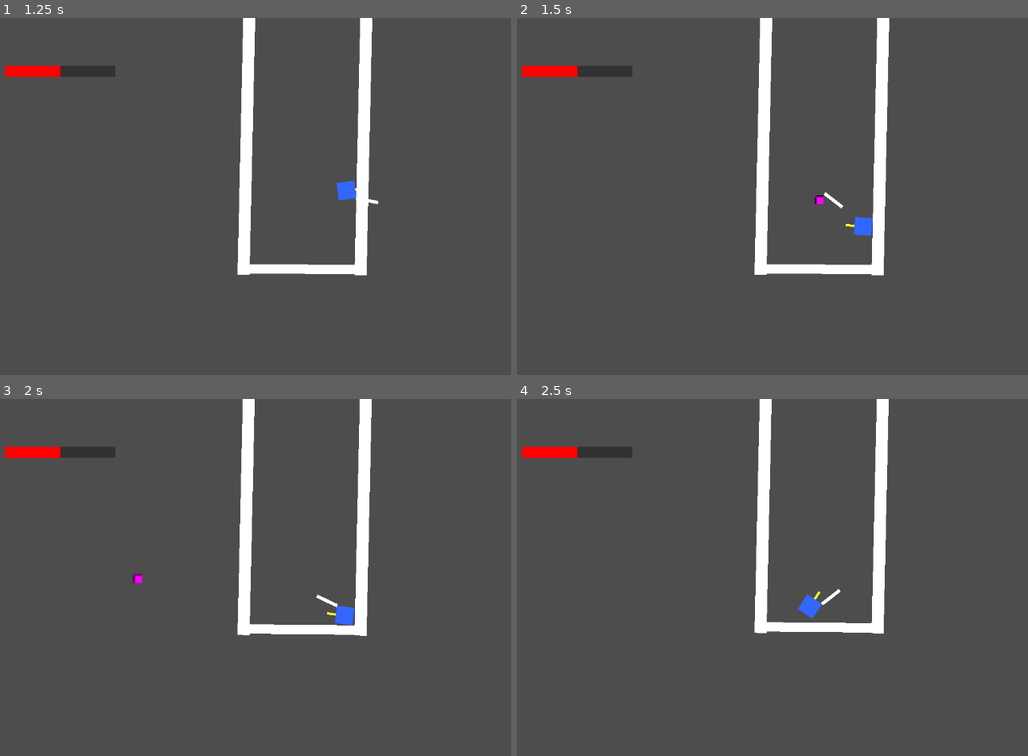
Above: before the commit, frames 1-4 (two rows, left to right).
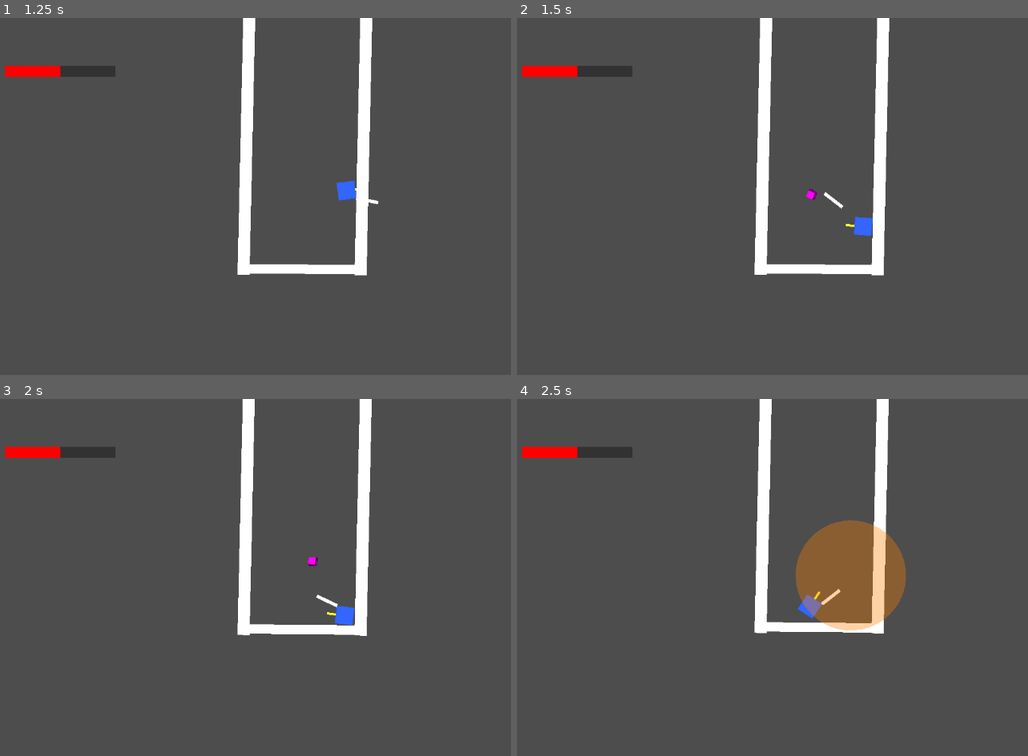
Above: after the commit, the same moments.

Repository: chimoochi/flash-fire
Game: Godot game, scene res://workspace.tscn
Two runs of this game, one before a commit and one after it. Both use one fixed random seed, a clock stepped at 60 frames per second and the inputs below.
Inputs (mouse positions are in pixels of both pictures, inside the frame that each line leads up to):
- Up to frame 1 (1.25 s): tap Enter at 0.5 s; move the mouse to (439, 178) at 0.52 s; hold D (MoveRight) from 0.53 s (still down); tap Shift (Dash) at 0.6 s
- Up to frame 2 (1.5 s): move the mouse to (690, 214) at 1.27 s; release D (MoveRight) at 1.28 s; hold S (MoveDown) from 1.28 s (still down); tap Space (shoot) at 1.35 s
- Up to frame 3 (2 s): keep holding S (MoveDown)
- Up to frame 4 (2.5 s): move the mouse to (879, 498) at 2.02 s; release S (MoveDown) at 2.03 s; hold D (MoveRight) from 2.03 s (still down); tap Shift (Dash) at 2.1 s

Frame 1 is identical in both runs. In frame 2, less than 0.1% of the frame differs, in the area x 56-60%, y 47-53%; in frame 3, less than 0.1%; in frame 4, 5.2%, in the area x 54-77%, y 33-65%.

Commit message:
make throwables reuseable + fix knockback explosion position

Diff:
--- a/GodotGame/player/health_bar.gd
+++ b/GodotGame/player/health_bar.gd
@@ -1,14 +1,14 @@
 extends ProgressBar
 var health = 100
-# Called when the node enters the scene tree for the first time.
+
 func _ready() -> void:
 	pass
 
-func set_health(amount:int):
+func set_health(amount: int):
 	pass
 
-func add_health(amount:int):
+func add_health(amount: int):
 	pass
 
-func remove_health(amount:int):
+func remove_health(amount: int):
 	pass
--- a/GodotGame/player/player.gd
+++ b/GodotGame/player/player.gd
@@ -59,8 +59,6 @@
 
 	_handle_push_interaction(delta)
 
-	if PlayerState["is_attacking"]:
-		pass # handled by SwingMelee
 
 	if PlayerState["is_dashing"]:
 		_handle_dash_physics(delta)
@@ -157,9 +155,16 @@
 func throw_item() -> void:
 	var throwable = THROWABLE_SCENE.instantiate()
 	get_tree().root.add_child(throwable)
-	throwable.global_position = global_position
-	var direction = (get_global_mouse_position() - global_position).normalized()
-	throwable.velocity = direction * THROW_SPEED
+	var dir = (get_global_mouse_position() - global_position).normalized()
+	throwable.direction = dir
+	throwable.speed = THROW_SPEED
+
+	throwable.add_collision_exception_with(self)
+
+	throwable.global_position = global_position + (dir * 20.0)
+
+	var land_pos = await throwable.landed
+	ThrowableService.explode(100.0, land_pos, 30, 1000.0, self)
 
 
 func attack() -> void:
--- /dev/null
+++ b/GodotGame/projectiles/HitboxVisualizer.gd
@@ -0,0 +1,15 @@
+extends Node2D
+
+var radius: float = 50.0
+var duration: float = 0.5
+var color: Color = Color(1, 0.5, 0, 0.5) # Orange semi-transparent
+
+func _ready() -> void:
+	queue_redraw()
+
+	var tween = create_tween()
+	tween.tween_property(self, "modulate:a", 0.0, duration).from(1.0)
+	tween.tween_callback(queue_free)
+
+func _draw() -> void:
+	draw_circle(Vector2.ZERO, radius, color)
--- /dev/null
+++ b/GodotGame/projectiles/HitboxVisualizer.tscn
@@ -0,0 +1,6 @@
+[gd_scene load_steps=2 format=3 uid="uid://dppan6ejkc8ij"]
+
+[ext_resource type="Script" path="res://projectiles/HitboxVisualizer.gd" id="1_script"]
+
+[node name="HitboxVisualizer" type="Node2D"]
+script = ExtResource("1_script")
--- /dev/null
+++ b/GodotGame/projectiles/explosion.tscn
@@ -0,0 +1,8 @@
+[gd_scene load_steps=2 format=3 uid="uid://cmvfhpinottah"]
+
+[ext_resource type="Script" path="res://projectiles/Explosion.gd" id="1_script"]
+
+[node name="Explosion" type="CPUParticles2D"]
+amount = 32
+explosiveness = 1.0
+script = ExtResource("1_script")
--- a/GodotGame/projectiles/throwable.tscn
+++ b/GodotGame/projectiles/throwable.tscn
@@ -1,6 +1,6 @@
 [gd_scene load_steps=4 format=3 uid="uid://drj0qm855ulw6"]
 
-[ext_resource type="Script" uid="uid://bogblkvqmtwht" path="res://projectiles/throwable.gd" id="1_script"]
+[ext_resource type="Script" uid="uid://bi527hn75jdw8" path="res://scripts/attacks/ThrowableProjectile.gd" id="1_script"]
 
 [sub_resource type="PlaceholderTexture2D" id="PlaceholderTexture2D_1"]
 size = Vector2(16, 16)
@@ -8,7 +8,7 @@
 [sub_resource type="CircleShape2D" id="CircleShape2D_1"]
 radius = 8.0
 
-[node name="Throwable" type="Area2D"]
+[node name="Throwable" type="CharacterBody2D"]
 script = ExtResource("1_script")
 
 [node name="Sprite2D" type="Sprite2D" parent="."]
--- a/GodotGame/scripts/attacks/ThrowableProjectile.gd
+++ b/GodotGame/scripts/attacks/ThrowableProjectile.gd
@@ -6,7 +6,7 @@
 var speed: float = 0.0
 var direction: Vector2 = Vector2.RIGHT
 var air_duration: float = 1.0
-var height_arc: float = 50.0
+var height_arc: float = 25.0
 var rotation_speed: float = 15.0
 
 var _current_time: float = 0.0
@@ -14,9 +14,7 @@
 var _original_visual_pos: Vector2 = Vector2.ZERO
 
 func _ready() -> void:
-	# Find the visual child (the payload scene)
-	# We expect the structure: ThrowableProjectile -> [CollisionShape2D, VisualScene]
-	for child in get_children():
+	for child in get_children(): #Todo: Make better, maybe even instanate from files isntead of this weird stuff
 		if child is Node2D and not (child is CollisionShape2D):
 			_visual_child = child
 			_original_visual_pos = child.position
@@ -28,28 +26,21 @@
 		print("ThrowableProjectile: Ready. Visual child: ", _visual_child.name)
 
 func _physics_process(delta: float) -> void:
-	# 1. Movement with Ricochet
-	# move_and_collide returns a KinematicCollision2D if a collision occurs
-	var collision = move_and_collide(direction * speed * delta)
+	_current_time += delta
+	var t = clamp(_current_time / air_duration, 0.0, 1.0)
+
+	var current_speed = speed * (1.0 - t)
+	var collision = move_and_collide(direction * current_speed * delta)
 	if collision:
 		direction = direction.bounce(collision.get_normal())
 		print("ThrowableProjectile: Bounced off ", collision.get_collider().name)
 
-	# 2. Timer & Duration
-	_current_time += delta
-	var t = clamp(_current_time / air_duration, 0.0, 1.0)
-
-	# 3. Visuals (Arc & Rotation)
 	if _visual_child:
-		# Spin
 		_visual_child.rotation += rotation_speed * delta
-
-		# Arc (Parabola: 0 at start, 1 at mid, 0 at end)
 		# Formula: 4 * h * t * (1 - t)
 		var height_offset = 4.0 * height_arc * t * (1.0 - t)
 		_visual_child.position.y = _original_visual_pos.y - height_offset
 
-	# 4. Finish
 	if _current_time >= air_duration:
 		landed.emit(global_position)
 		queue_free()
--- a/GodotGame/scripts/attacks/ThrowableService.gd
+++ b/GodotGame/scripts/utils/ThrowableService.gd
@@ -1,11 +1,11 @@
-extends Node
 class_name ThrowableService
 
-func throwing(startpos: Vector2, endpos: Vector2, speed: float, scene: PackedScene = null, owner_node: Node = null, duration: float = 1.0, arc_height: float = 50.0):
+const EXPLOSION_SCENE = preload("res://projectiles/HitboxVisualizer.tscn")
+
+static func throwing(startpos: Vector2, endpos: Vector2, speed: float, scene: PackedScene = null, owner_node: Node = null, duration: float = 1.0, arc_height: float = 50.0):
 	var direction = (endpos - startpos).normalized()
 
 	if scene:
-		# Create wrapper for physics and arc logic
 		var projectile = ThrowableProjectile.new()
 		projectile.global_position = startpos
 		projectile.direction = direction
@@ -13,36 +13,46 @@
 		projectile.air_duration = duration
 		projectile.height_arc = arc_height
 
-		# Collision settings
-		projectile.collision_layer = 0 # Don't get hit by others
-		projectile.collision_mask = 1  # Only hit World (walls)
+
+		projectile.collision_layer = 0
+		projectile.collision_mask = 1
 
 		if owner_node and owner_node is CollisionObject2D:
 			projectile.add_collision_exception_with(owner_node)
 
-		# Collision shape for ricochet
+
 		var collider = CollisionShape2D.new()
 		var shape = CircleShape2D.new()
 		shape.radius = 5.0
 		collider.shape = shape
 		projectile.add_child(collider)
 
-		# Visual payload
+
 		var visual = scene.instantiate()
 		projectile.add_child(visual)
 
-		# Add to scene tree
-		var root = owner_node.get_tree().root if owner_node else get_tree().root
-		root.add_child(projectile)
+
+		if owner_node:
+			var root = owner_node.get_tree().root
+			root.add_child(projectile)
 
 		return projectile
 
 	return direction * speed
 
-func explode(radius: float, position: Vector2, damage: int = 0, push_force: float = 0.0, source_node: Node = null):
-	var tree = source_node.get_tree() if source_node else get_tree()
+static func explode(radius: float, position: Vector2, damage: int = 0, push_force: float = 0.0, source_node: Node = null):
+	if not source_node:
+		return
+
+	var tree = source_node.get_tree()
 	if not tree:
 		return
+
+
+	var explosion = EXPLOSION_SCENE.instantiate()
+	explosion.global_position = position
+	explosion.radius = radius # Set the radius for visualization
+	tree.root.add_child(explosion)
 
 	var space_state = tree.root.get_world_2d().direct_space_state
 
@@ -79,7 +89,7 @@
 				collider.take_damage(damage)
 
 			if push_force > 0:
-				if source_node and source_node is Node2D:
+				if source_node and source_node is Node2D and collider is Node2D:
 					KnockbackService.apply_knockback(source_node, collider, push_force)
 				elif collider.has_method("push"):
 					var direction = (collider.global_position - position).normalized()
@@ -87,8 +97,7 @@
 						direction = Vector2.RIGHT
 					collider.push(direction * push_force)
 
-func lingering(duration, radius, position):
-
+static func lingering(duration, radius, position):
 	pass
 
 	## Ricochet, Rotate Item in Air, Arc, Velocity (start fast slow near end), Duration
Not shown, added: GodotGame/projectiles/HitboxVisualizer.gd.uid
Not shown, removed: GodotGame/scripts/attacks/ThrowableService.gd.uid
Not shown, added: GodotGame/scripts/utils/ThrowableService.gd.uid
